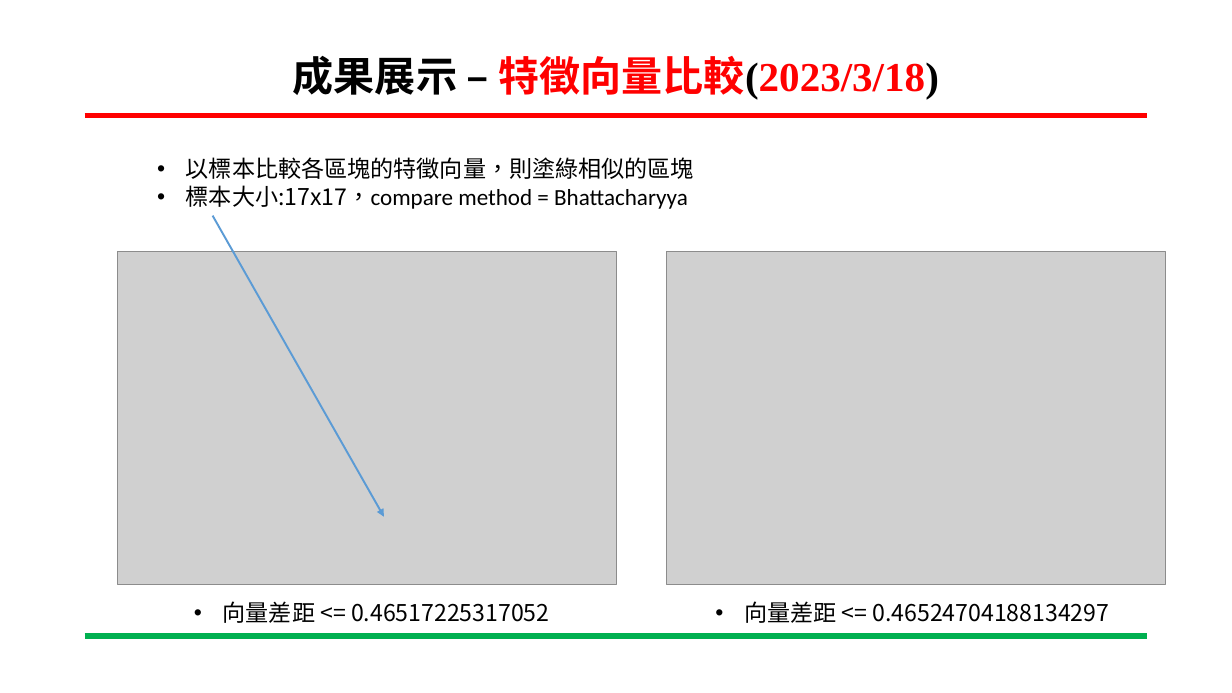
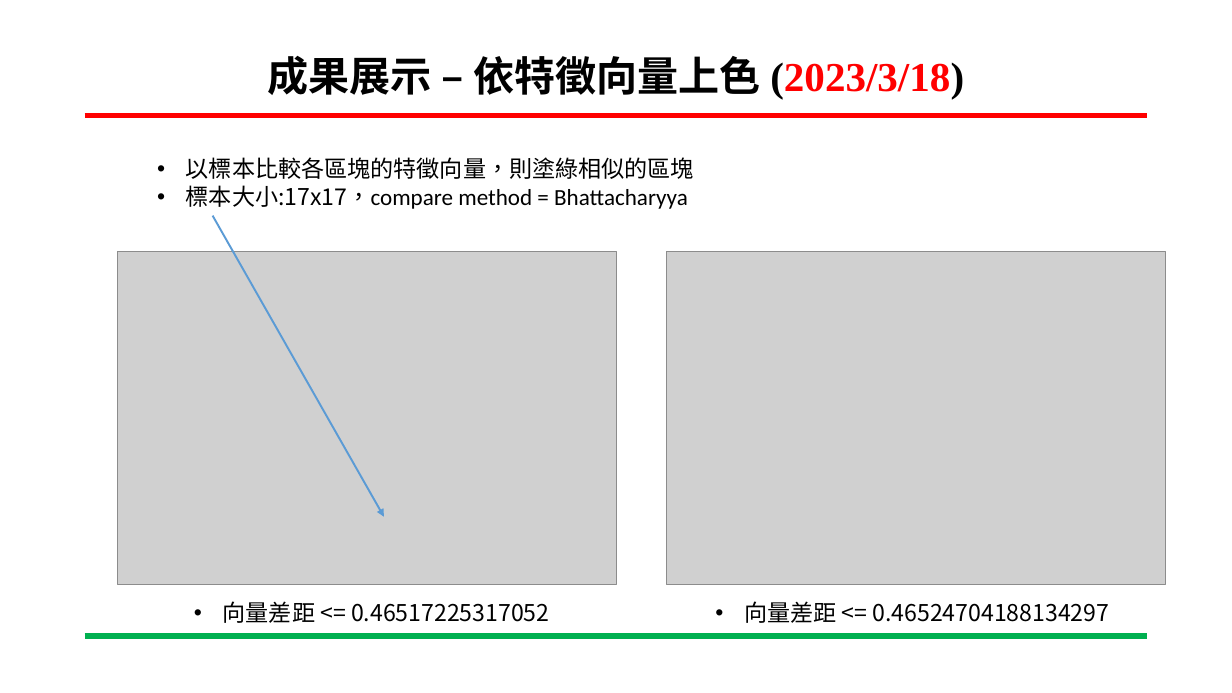
Before and after one commit to ing0331/111-2_Embedded-Image-Processing, a slide deck: slide 10 of HW2/LBP_HW2.pptx. Drawn at 1232x693 pixels with LibreOffice and Linux fonts; fonts in the diff are those of the drawing; grey boxes stand for pictures; background and template pictures are left out. Boxes give left, top, right and bottom in pixels: in the first picture for what was removed or moved away, otherwise in the second. Text is boxed around its words. In the diff, an @@ line names an element or a change of style, - is before the commit and + after.

Commit message:
Add files via upload
0324

```diff
--- a/HW2/LBP_HW2.pptx
+++ b/HW2/LBP_HW2.pptx
@@ title at (268, 56, 964, 99): text changed; text colour #FF0000 to #000000 @@
-成果展示 – 特徵向量比較(2023/3/18)
+成果展示 – 依特徵向量上色 (2023/3/18)
```
Also in this commit, not shown: 4 other slides changed.
